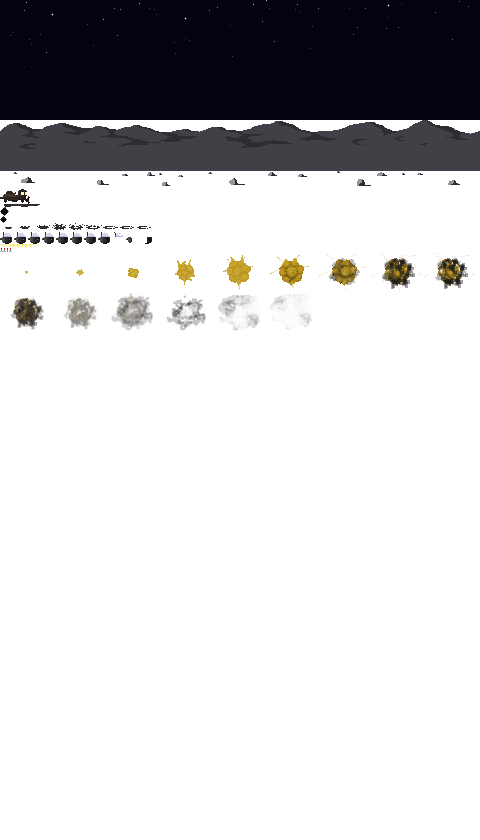
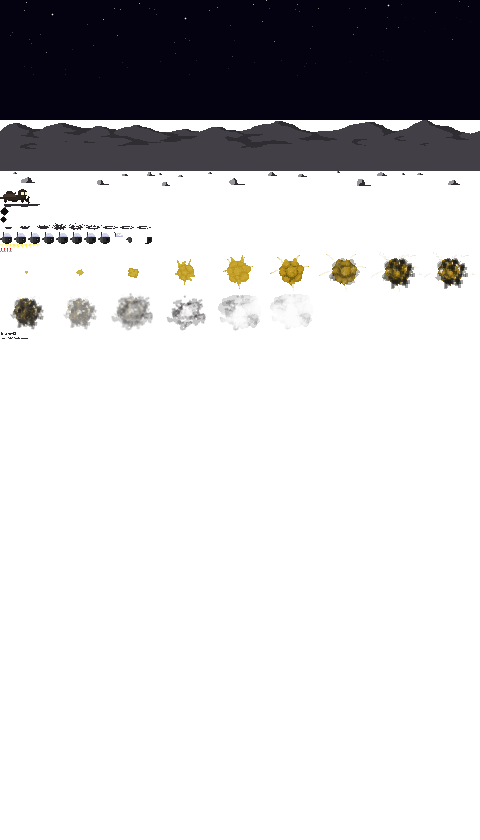
Two versions of the same layered image (w=480, h=840). Layer-by-layer changes:
added layer "debredrop" above "grootEXPLOSION" over (1, 332, 28, 339)
